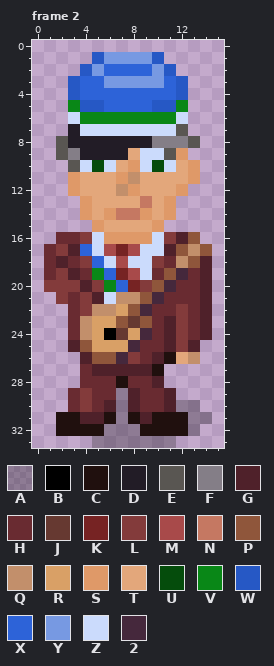
Pixel-art file -- art/cfe-ksv-kark.aseprite. This is how it looked before the edit.
16x34 pixels, 3 frames. Shown: frame 2. The commit also changed other frames, which this record leaves out.
Visible layers, top first: "kasi banjol", "banjo", "Layer 1", "shadow" opacity 27%.
Palette (. is transparent): A #00000046  B #000000  C #20100e  D #221c26  E #595652  F #847e87  G #4f212a  H #692b31  J #663931  K #762323  L #833b3b  M #a84a4a  N #c57862  P #8f563b  Q #c28f6b  R #d9a066  S #df9968  T #e3a77b  U #054c0c  V #098717  W #2658c5  X #2d63d8  Y #7799e2  Z #cbdbfc  2 #45283c
Pixels before, frame 2, first column x 1:
 1 ....WYYYYW....
 2 ...WYXXXXYW...
 3 ..WXXYYYYYXW..
 4 ..WXXXXXXXXW..
 5 ..VWWXXXXWWV..
 6 ..ZVVVVVVVVZ..
 7 ..DZZZZZZZZE..
 8 .EDDDDDDDFFFE.
 9 .EFDDDDTZZES..
10 ..EZUZTSZUZTS.
11 ..STTTSQTTTTS.
12 ..STTTQSTTTS..
13 ...STTTTNTS...
14 ...STSNNSTS...
15 ....STTTTS....
16 .HHLZSSSSZLGP.
17 HLGXZMKMZZGPQP
18 HGHLXZMZZLHQPG
19 HLGHVXKMZHP2HG
20 LLLGLVXKLP2HHG
21 .LHLGZQQP2HHHG
22 ..HLQQRP2HHLHG
23 ..HQRRPJPHGLHG
24 ..HQRBJR2HGLHG
25 ..GPRRR2HHGLG.
26 ...GPP2LHGCTQ.
27 ...HGGGGGC....
28 ...HHHCHHG....
29 ..HLHHAGHHG...
30 ..HLHGAGHHGAA.
31 .CCGGCACGCCCAA
32 .CCCCAAACCCCA.
33 ....AAAAAAA...
Now the later version:
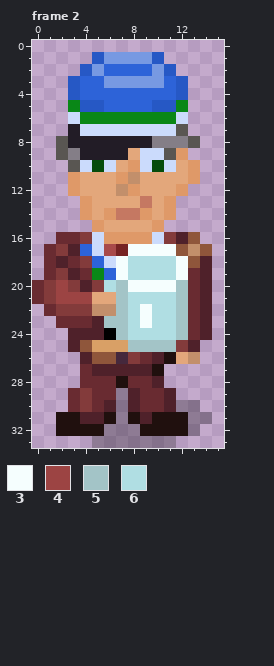
Colours new in this view: 3 #f5fefe  4 #9c4443  5 #a3c4c7  6 #b0dee3
Edits made:
layer "fraater" added
layer "kann" now shown
layer "kasi" now shown
layer "Layer 1" removed
Frame 2, layers "kasi", "kann":
y 17: x 8..11 MZZG -> 3333
y 18: x 7..12 MZZLHQ -> 366663
y 19: x 7..12 KMZHP2 -> 366663
y 20: x 0 . -> H; x 2 L -> 4; x 6..12 VXKLP2H -> 6533335
y 21: x 0..12 ..LHLGZQQP2HH -> HL444TT566665
y 22: x 1..3 ..H -> HLL; x 7..12 RP2HHL -> 563665
y 23: x 2 . -> H; x 4..12 QRRPJPHGL -> HG5563665
y 24: x 3..5 HQR -> GGG; x 7..12 JR2HGL -> 566665
y 25: x 8..11 2HHG -> 5555
Changed places in both pictures, as pixel boxes (x1, y1, x2, y2):
changed: (32, 244, 188, 352)
